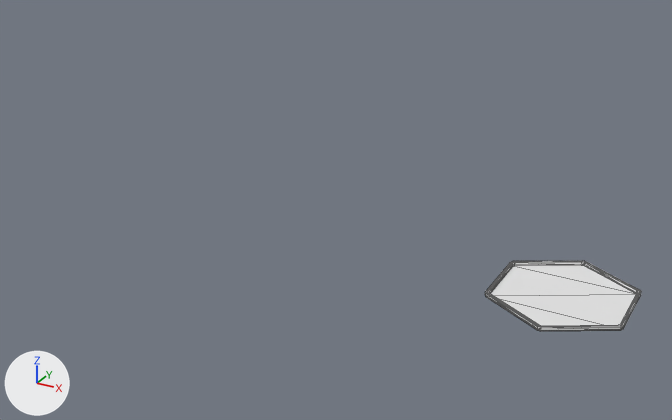
Before and after pictures for a commit that changed the Blender file hex.blend.
Camera for both pictures: a 50 mm lens placed at (2.52, -10.6, 5.79), pointed at (-2.34, -1.77, 1.37). Arrows for +X, +Y and +Z are at lower left; the lights stay in place. Mesh edges are drawn as thin lines.

Script lines for the objects in view, before the commit:
```python
me_hex_tile_border = bpy.data.meshes.new('hex_tile_border')
me_hex_tile_border.from_pydata(...)  # 96 vertices, 192 faces; spans x -0.87..0.87, y -1.0..1.0, z 0.0..1.0
me_hex_tile_surface = bpy.data.meshes.new('hex_tile_surface')
me_hex_tile_surface.from_pydata([(0.0, 0.95, 0.0), (-0.82, 0.47, 0.0), (-0.82, -0.48, 0.0), (0.0, -0.95, 0.0), (0.82, -0.47, 0.0), (0.82, 0.47, 0.0)], [], [(1, 0, 5), (2, 1, 5), (2, 5, 4), (2, 4, 3)])
ob_hex_tile_border = bpy.data.objects.new('hex_tile_border', me_hex_tile_border)
ob_hex_tile_border.location = (0.0, 0.0, 0.0)
ob_hex_tile_border.scale = (1.0, 1.0, 0.0498)
ob_hex_tile_surface = bpy.data.objects.new('hex_tile_surface', me_hex_tile_surface)
ob_hex_tile_surface.location = (0.0, 0.0, 0.0)
ob_hex_tile_surface.scale = (1.02, 1.02, 1.0)
```
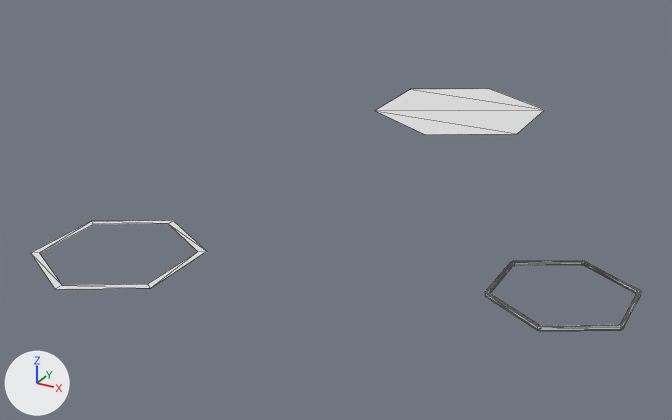
Commit message: Reorganized the hex tile models.

Pixel boxes (x1, y1, x2, y2) of what changed, in the pictures (672 x 420 px):
'hex_tile_surface', deleted
    before: (490, 265, 636, 326)
'hex_surface', added
    after: (375, 89, 545, 135)
'bottom_left', added
    after: (56, 284, 150, 289)
'bottom', added
    after: (147, 251, 207, 288)
'top_left', added
    after: (31, 253, 62, 289)
'top', added
    after: (32, 221, 93, 253)
'bottom_right', added
    after: (168, 221, 206, 252)
'top_right', added
    after: (92, 221, 172, 224)

The change, as a list of edits to the scene's bpy script:
```text
Add me_bottom_right:
    me_bottom_right.from_pydata([(0.0, 0.9, 0.0), (0.779, 0.45, 0.0), (0.0, 1.0, 0.0), (0.866, 0.5, 0.0)], [], [(0, 2, 3), (1, 0, 3)])
Add me_bottom:
    me_bottom.from_pydata([(0.779, -0.45, 0.0), (0.779, 0.45, 0.0), (0.866, -0.5, 0.0), (0.866, 0.5, 0.0)], [], [(1, 3, 2), (0, 1, 2)])
Add me_bottom_left:
    me_bottom_left.from_pydata([(0.0, -0.9, 0.0), (0.779, -0.45, 0.0), (0.0, -1.0, 0.0), (0.866, -0.5, 0.0)], [], [(0, 1, 3), (0, 3, 2)])
Add me_top_left:
    me_top_left.from_pydata([(-0.779, -0.45, 0.0), (0.0, -0.9, 0.0), (-0.866, -0.5, 0.0), (0.0, -1.0, 0.0)], [], [(2, 0, 1), (3, 2, 1)])
Add me_top_right:
    me_top_right.from_pydata([(0.0, 0.9, 0.0), (-0.779, 0.45, 0.0), (0.0, 1.0, 0.0), (-0.866, 0.5, 0.0)], [], [(3, 2, 0), (3, 0, 1)])
Add me_top:
    me_top.from_pydata([(-0.779, 0.45, 0.0), (-0.779, -0.45, 0.0), (-0.866, 0.5, 0.0), (-0.866, -0.5, 0.0)], [], [(3, 2, 1), (2, 0, 1)])
Add me_hex_surface:
    me_hex_surface.from_pydata([(0.0, 1.0, 0.0), (-0.87, 0.5, 0.0), (-0.87, -0.5, 0.0), (0.0, -1.0, 0.0), (0.87, -0.5, 0.0), (0.87, 0.5, 0.0)], [], [(1, 0, 5), (2, 1, 5), (2, 5, 4), (2, 4, 3)])
Remove ob_hex_tile_surface:
    ob_hex_tile_surface = bpy.data.objects.new('hex_tile_surface', me_hex_tile_surface)
    ob_hex_tile_surface.location = (0.0, 0.0, 0.0)
    ob_hex_tile_surface.scale = (1.02, 1.02, 1.0)
Add ob_bottom_right:
    ob_bottom_right = bpy.data.objects.new('bottom_right', me_bottom_right)
    ob_bottom_right.location = (-4.26, -3.425, 1.08)
Add ob_bottom:
    ob_bottom = bpy.data.objects.new('bottom', me_bottom)
    ob_bottom.location = (-4.26, -3.425, 1.08)
Add ob_bottom_left:
    ob_bottom_left = bpy.data.objects.new('bottom_left', me_bottom_left)
    ob_bottom_left.location = (-4.26, -3.425, 1.08)
Add ob_top_left:
    ob_top_left = bpy.data.objects.new('top_left', me_top_left)
    ob_top_left.location = (-4.26, -3.425, 1.08)
Add ob_top_right:
    ob_top_right = bpy.data.objects.new('top_right', me_top_right)
    ob_top_right.location = (-4.26, -3.425, 1.08)
Add ob_top:
    ob_top = bpy.data.objects.new('top', me_top)
    ob_top.location = (-4.26, -3.425, 1.08)
Add ob_hex_surface:
    ob_hex_surface = bpy.data.objects.new('hex_surface', me_hex_surface)
    ob_hex_surface.location = (-1.262, -0.725, 2.479)
```
